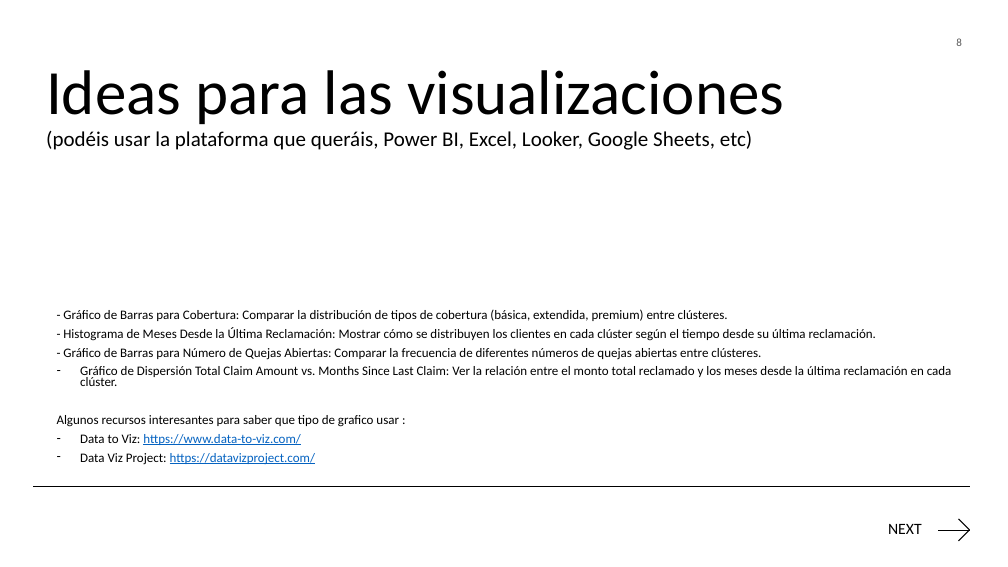
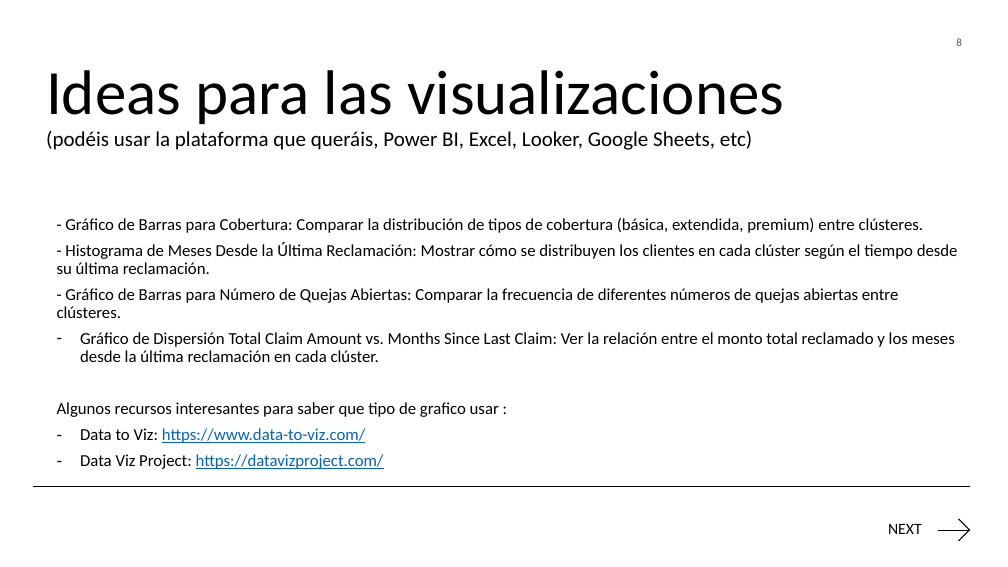
Before and after one commit to Hack-io-Data/HackioDays, a slide deck: slide 8 of DataScience/PresentacionChallengeDataScience.pptx. Drawn at 1008x567 pixels with LibreOffice and Linux fonts; fonts in the diff are those of the drawing. Boxes give left, top, right and bottom in pixels: in the first picture for what was removed or moved away, otherwise in the second. Text is boxed around its words. In the diff, an @@ line names an element or a change of style, - is before the commit and + after.

```diff
--- a/DataScience/PresentacionChallengeDataScience.pptx
+++ b/DataScience/PresentacionChallengeDataScience.pptx
@@ text "- Gráfico de Barras para ...": place and size @@
-text "- Gráfico de Barras para ..." at bbox=[57, 309, 952, 465]
+text "- Gráfico de Barras para ..." at bbox=[57, 218, 958, 469]
@@ text "- Gráfico de Barras para ..." at bbox=[57, 218, 958, 469]: size 12.4 to 16 pt; line spacing 0.7 to 0.9 @@
```
Also in this commit, not shown: 2 other files.
